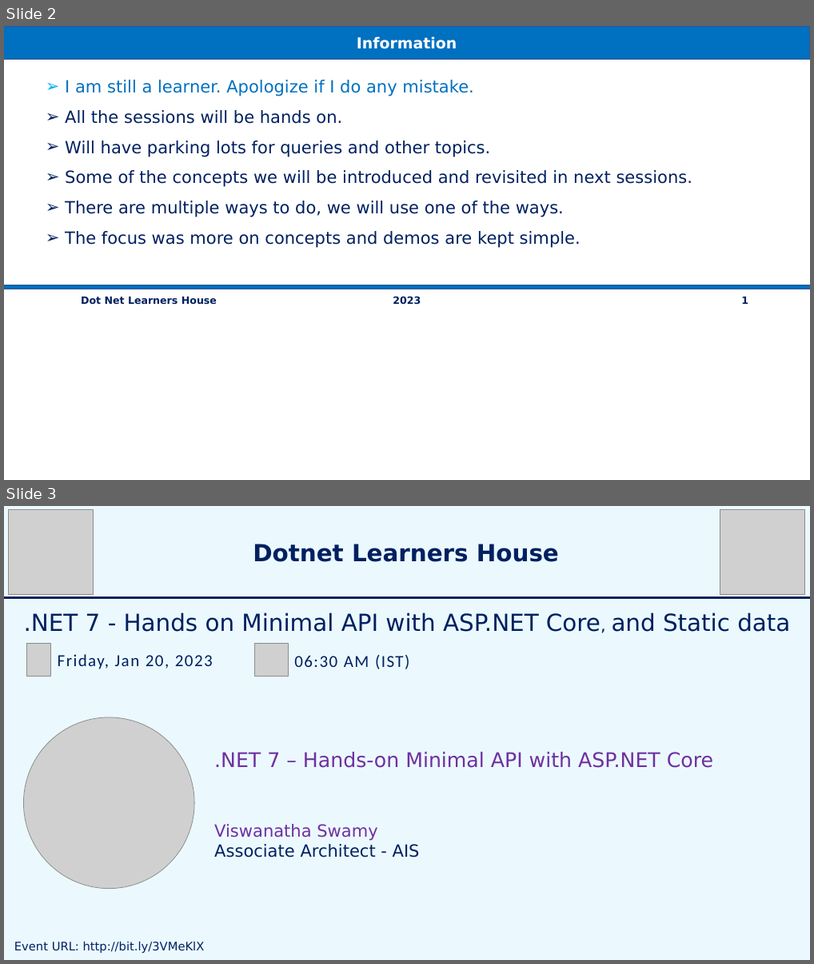
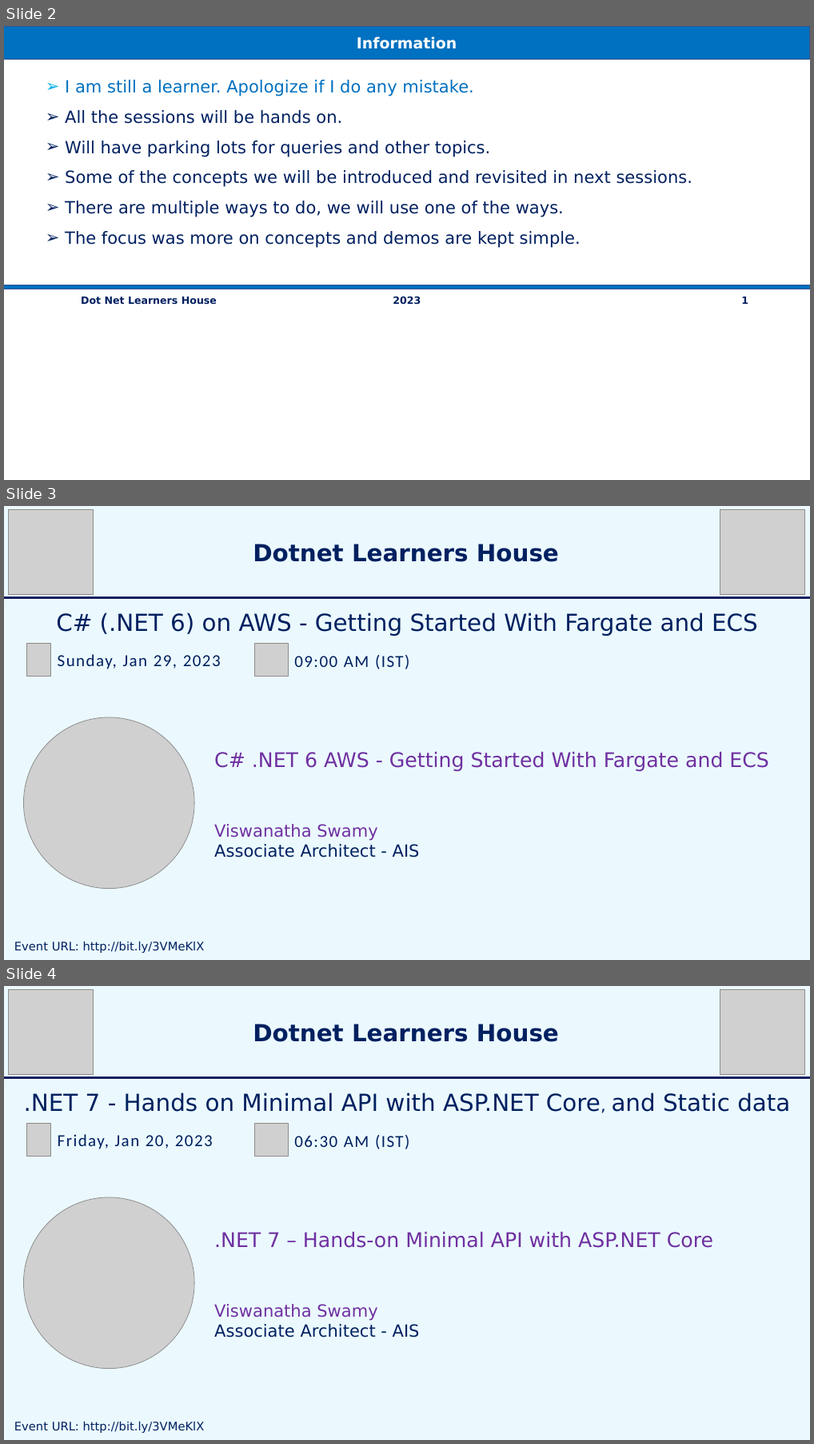
Before and after one commit to vishipayyallore/speaker-series-2023, a slide deck: TechTalk.pptx. Shown one above the other, each under a label of ours: slides 2 and 3 before the commit, slides 2, 3 and 4 after it. The pictures are 814x964 and 814x1444 pixels, drawn with LibreOffice and Linux fonts; fonts in the diff are those of the drawing; grey boxes stand for pictures. Boxes give left, top, right and bottom in pixels: in the first picture for what was removed or moved away, otherwise in the second. Text is boxed around its words. In the diff, an @@ line names an element or a change of style, - is before the commit and + after.

```diff
--- a/TechTalk.pptx
+++ b/TechTalk.pptx
@@ slide 3 added at [4, 506, 810, 960], background #DDF6FF at 57% opacity @@
@@ picture added at [8, 510, 93, 594] @@
@@ picture added at [721, 510, 806, 594] @@
@@ text added at [253, 544, 559, 562], 28 pt, text #002060, bold @@
+Dotnet Learners House
@@ rectangle added at [4, 596, 810, 599], fill #002060, outline #FFFFFF 1 pt @@
@@ text added at [56, 612, 758, 636], 28 pt, text #002060 @@
+C# (.NET 6) on AWS - Getting Started With Fargate and ECS
@@ picture added at [27, 643, 50, 676] @@
@@ picture added at [255, 643, 288, 676] @@
@@ text added at [58, 654, 221, 669], 20 pt, text #002060 @@
+Sunday, Jan 29, 2023
@@ text added at [294, 655, 410, 669], 20 pt, text #002060 @@
+09:00 AM (IST)
@@ picture added at [23, 717, 194, 888] @@
@@ text added at [214, 752, 769, 857], 24 pt, text #7030A0 @@
+C# .NET 6 AWS - Getting Started With Fargate and ECS
+Viswanatha Swamy
+Associate Architect - AIS
@@ text added at [14, 940, 205, 952], 14 pt, text #002060 @@
+Event URL: http://bit.ly/3VMeKlX
@@ what was slide 3 is now slide 4 @@
```
Also in this commit, not shown: 10 other files.
